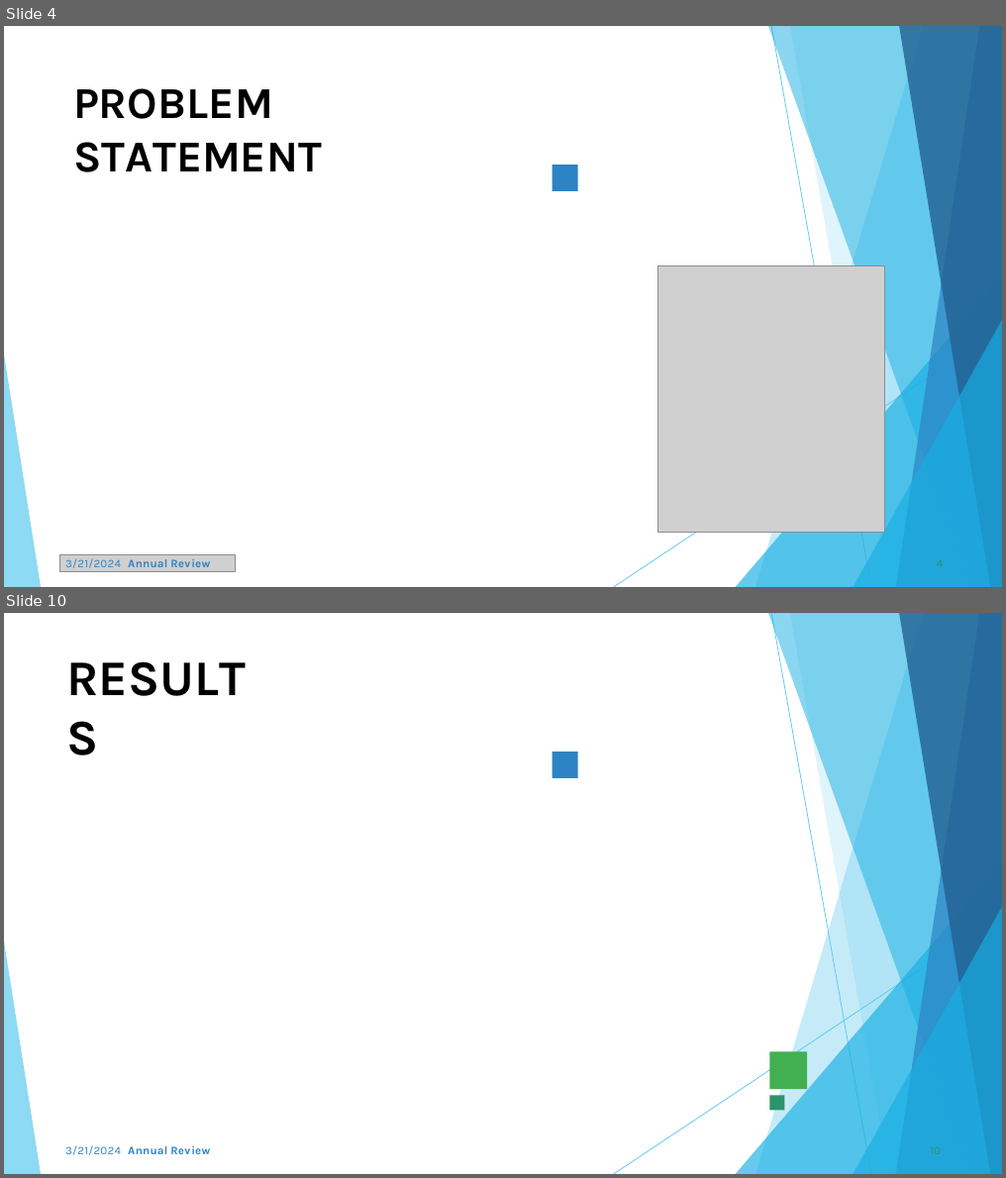
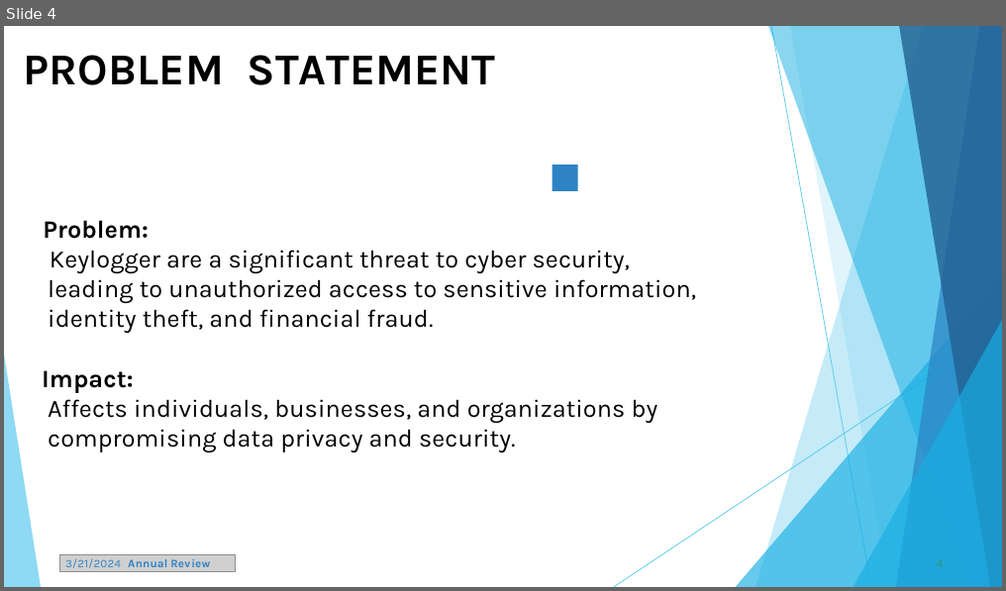
Before and after one commit to Muzammil8008/muzammil-project, a slide deck: Template_Presentation_Students.pptx. Shown one above the other, each under a label of ours: slides 4 and 10 before the commit, slide 4 after it; the slides between them are not shown. The pictures are 1006x1178 and 1006x591 pixels, drawn with LibreOffice and Linux fonts; fonts in the diff are those of the drawing; grey boxes stand for pictures; background and template pictures are left out. Boxes give left, top, right and bottom in pixels: in the first picture for what was removed or moved away, otherwise in the second. Text is boxed around its words. In the diff, an @@ line names an element or a change of style, - is before the commit and + after.

```diff
--- a/Template_Presentation_Students.pptx
+++ b/Template_Presentation_Students.pptx
@@ slide 10 removed at <box>4,613,1002,1174</box>, background #FFFFFF; not listed: 10 template elements that a slide beside it also shows @@
@@ title removed at <box>66,645,266,707</box> @@
-RESULTS
@@ freeform shape removed at <box>552,752,577,777</box> @@
@@ freeform shape removed at <box>770,1052,807,1089</box> @@
@@ freeform shape removed at <box>770,1096,785,1111</box> @@
@@ text removed at <box>65,1146,210,1156</box> @@
-3/21/2024 Annual Review
@@ page number removed at <box>931,1148,942,1155</box> @@
-10
@@ slide 4 changed as well @@
@@ title at <box>24,55,696,454</box>: text changed; size 42.5 to 24 pt; bold off @@
-PROBLEM STATEMENT
+PROBLEM STATEMENT
+Problem:
+Keylogger are a significant threat to cyber security,
+leading to unauthorized access to sensitive information,
+identity theft, and financial fraud.
+Impact:
+Affects individuals, businesses, and organizations by
+compromising data privacy and security.
@@ picture removed at <box>658,267,884,533</box> @@
```
Also in this commit, not shown: 7 other slides changed, 2 slides added, 1 other slide removed.
